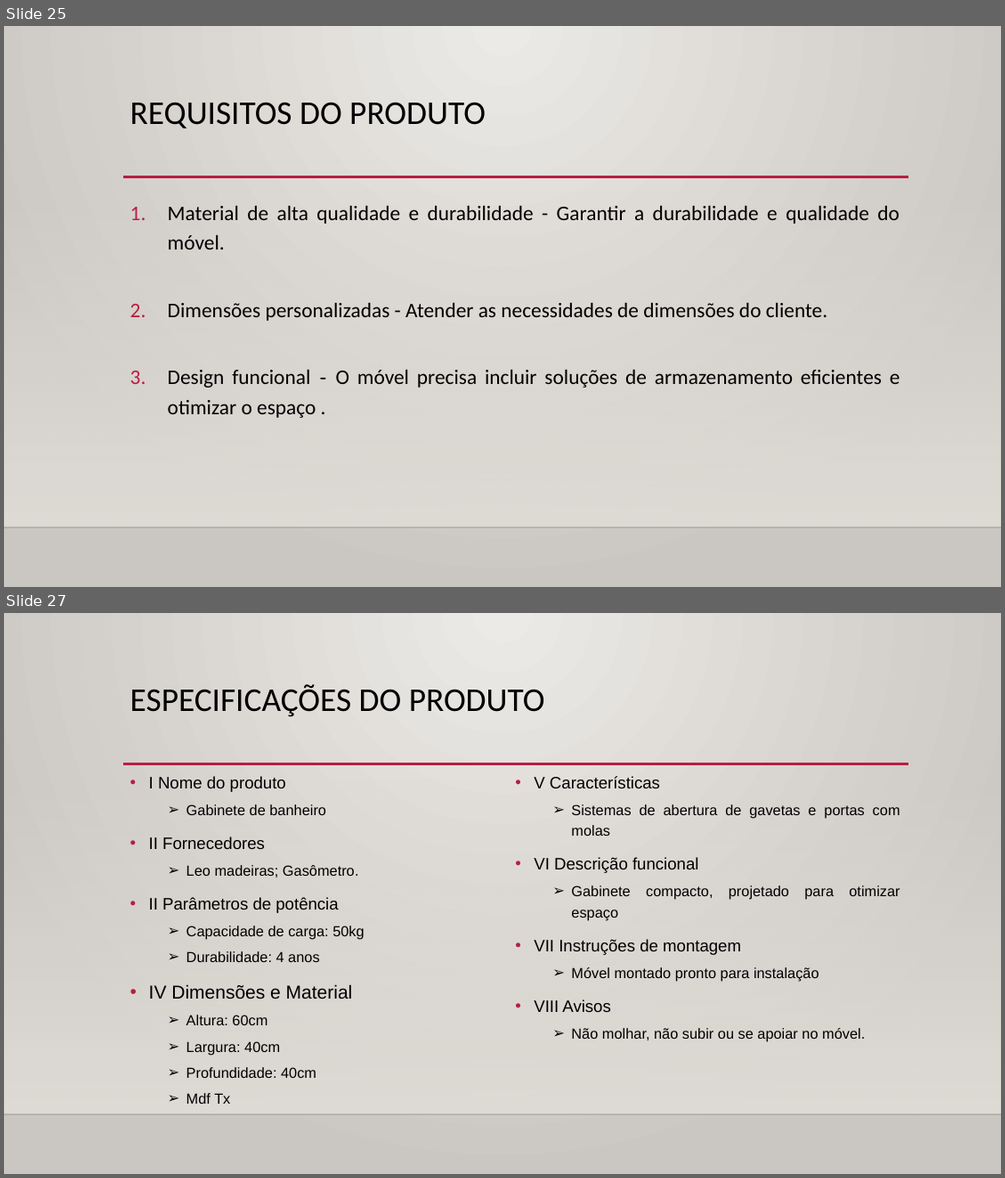
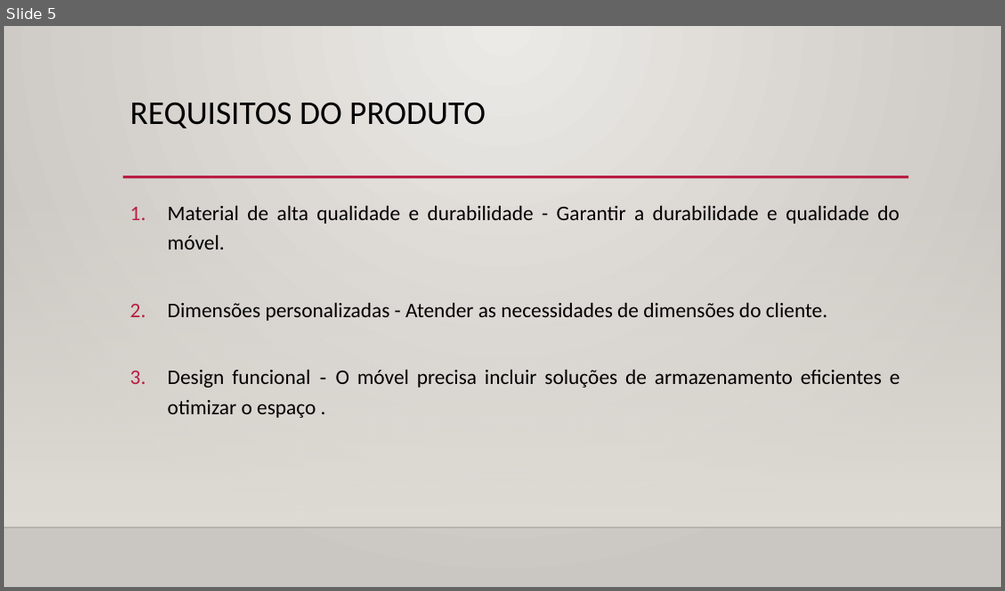
Before and after one commit to AndreLuizRibeiro/Trabalho, a slide deck: apresentacao G 5.pptx. Shown one above the other, each under a label of ours: slides 25 and 27 before the commit, slide 5 after it; the slides between them are not shown. The pictures are 1005x1178 and 1005x591 pixels, drawn with LibreOffice and Linux fonts; fonts in the diff are those of the drawing; background and template pictures are left out. Boxes give left, top, right and bottom in pixels: in the first picture for what was removed or moved away, otherwise in the second. Text is boxed around its words. In the diff, an @@ line names an element or a change of style, - is before the commit and + after.

```diff
--- a/apresentacao G 5.pptx
+++ b/apresentacao G 5.pptx
@@ slide 27 removed at <box>4,613,1001,1174</box>, background gradient #ECEAE7 to #CAC7C1; not listed: 3 template elements that a slide beside it also shows @@
@@ title removed at <box>130,684,545,717</box> @@
-ESPECIFICAÇÕES DO PRODUTO
@@ text removed at <box>149,776,900,1103</box> @@
-• I Nome do produto
-  ➢ Gabinete de banheiro
-• II Fornecedores
-  ➢ Leo madeiras; Gasômetro.
-• II Parâmetros de potência
-  ➢ Capacidade de carga: 50kg
-  ➢ Durabilidade: 4 anos
-• IV Dimensões e Material
-  ➢ Altura: 60cm
-  ➢ Largura: 40cm
-  ➢ Profundidade: 40cm
-  ➢ Mdf Tx
-• V Características
-  ➢ Sistemas de abertura de gavetas e portas com molas
-• VI Descrição funcional
-  ➢ Gabinete compacto, projetado para otimizar espaço
-• VII Instruções de montagem
-  ➢ Móvel montado pronto para instalação
-• VIII Avisos
-  ➢ Não molhar, não subir ou se apoiar no móvel.
@@ what was slide 25 is now slide 5 @@
```
Also in this commit, not shown: 5 other slides changed, 4 slides added, 22 other slides removed, 1 other file.
